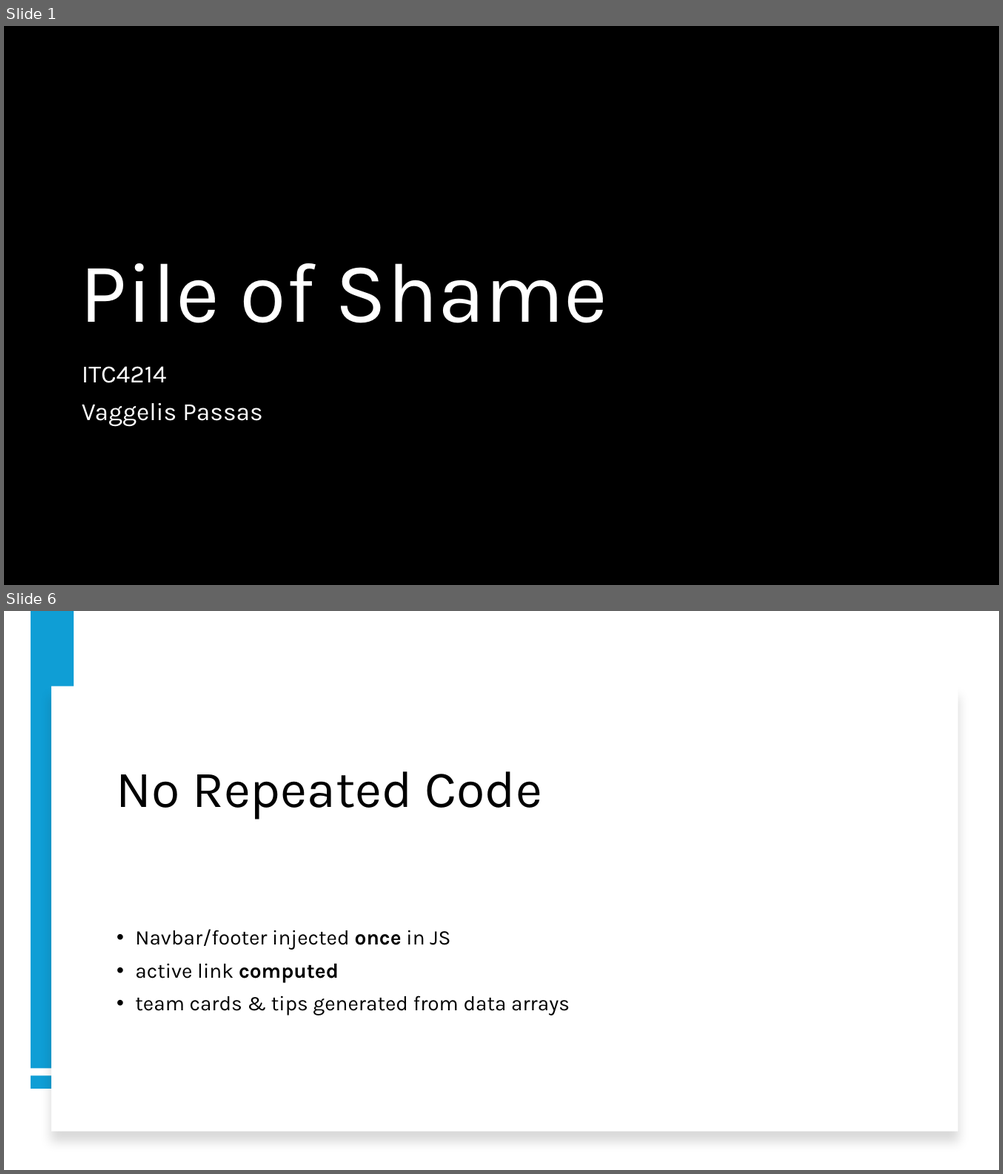
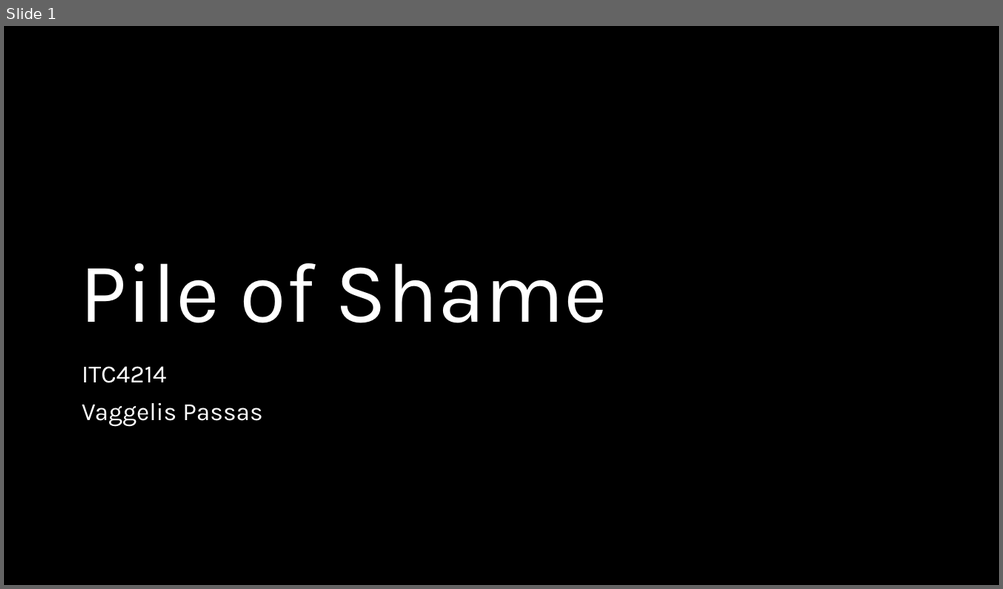
Before and after one commit to VPassas/ITC4214-PileOfShame, a slide deck: PileOfShame-Presentation.pptx. Shown one above the other, each under a label of ours: slides 1 and 6 before the commit, slide 1 after it; the slides between them are not shown. The pictures are 1003x1174 and 1003x589 pixels, drawn with LibreOffice and Linux fonts; fonts in the diff are those of the drawing; background and template pictures are left out; a plain dark background stands for a picture behind light text. Boxes give left, top, right and bottom in pixels: in the first picture for what was removed or moved away, otherwise in the second. Text is boxed around its words. In the diff, an @@ line names an element or a change of style, - is before the commit and + after.

Commit message:
Made table collapse on phones, removed socials from contact, made deal cards clickable and updated report and presentation

```diff
--- a/PileOfShame-Presentation.pptx
+++ b/PileOfShame-Presentation.pptx
@@ slide 6 removed at <box>4,611,999,1170</box>, background #FFFFFF @@
@@ rectangle removed at <box>31,612,74,1069</box> @@
@@ rectangle removed at <box>51,686,958,1132</box> @@
@@ title removed at <box>116,772,542,819</box> @@
-No Repeated Code
@@ text removed at <box>135,929,569,1016</box> @@
-• Navbar/footer injected once in JS
-• active link computed
-• team cards & tips generated from data arrays
@@ rectangle removed at <box>31,1076,74,1088</box> @@
```
Also in this commit, not shown: 1 slide changed, 5 slides added, 9 other slides removed, 4 other files.
